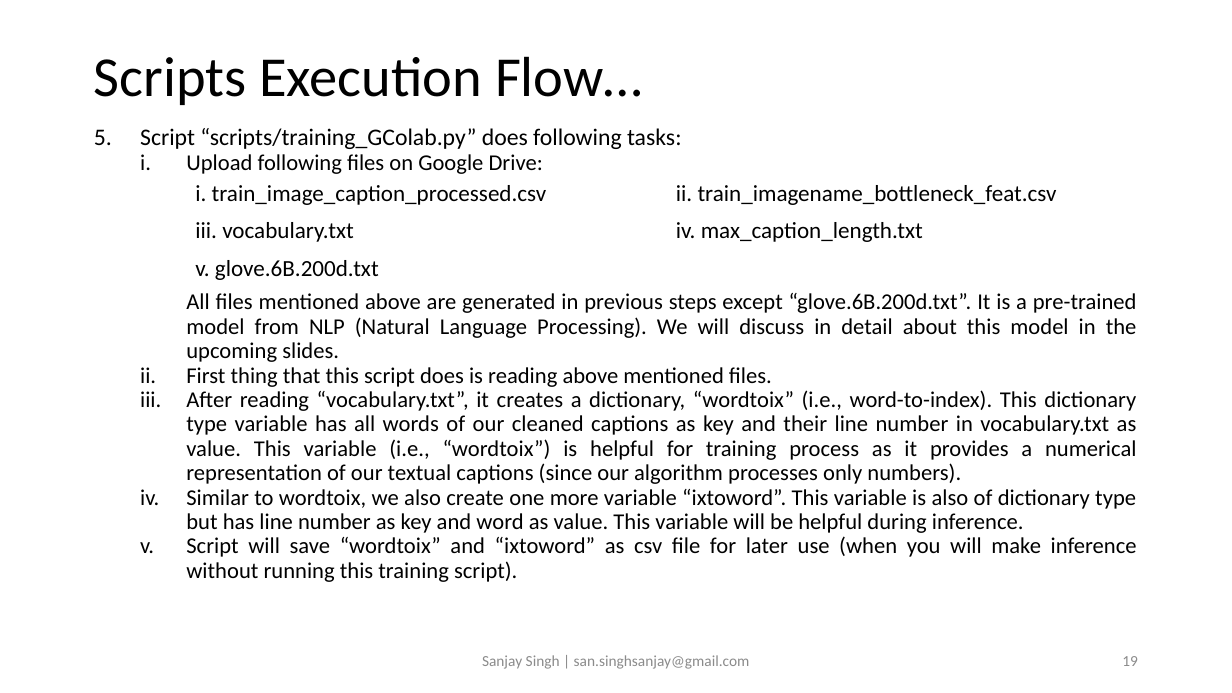
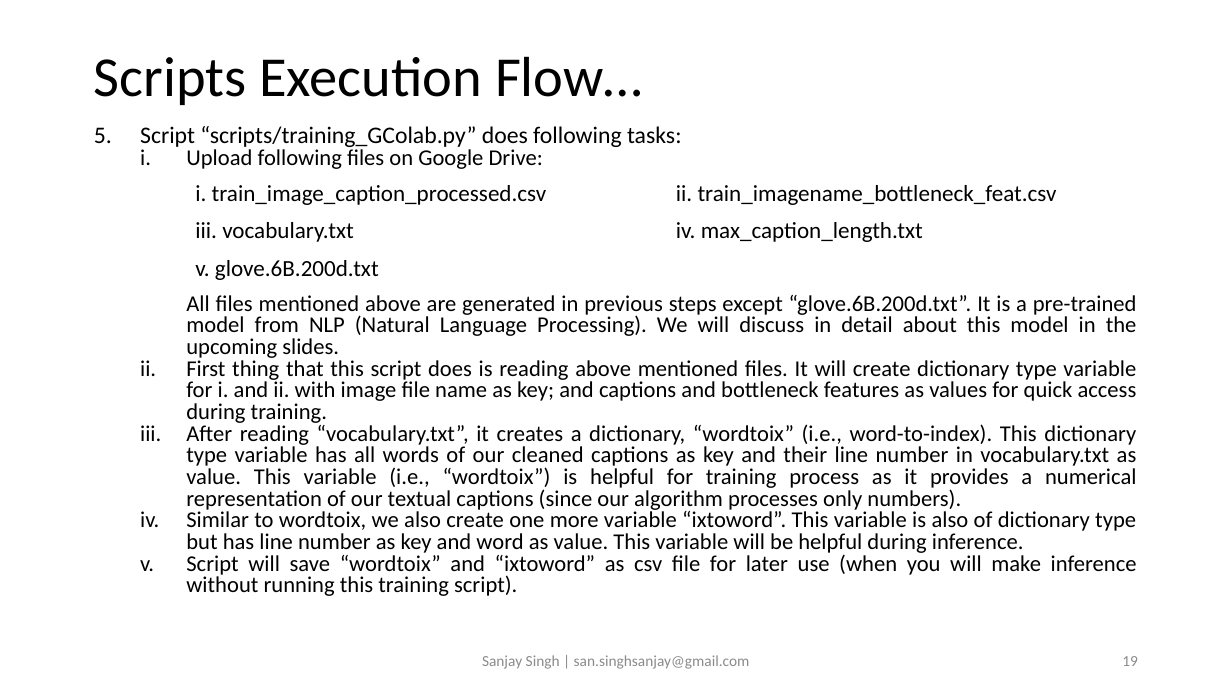
Before and after one commit to sansinghsanjay/Flickr8k_ImageCaptioning, a slide deck: slide 19 of readme.pptx. Drawn at 1232x693 pixels with LibreOffice and Linux fonts; fonts in the diff are those of the drawing. Boxes give left, top, right and bottom in pixels: in the first picture for what was removed or moved away, otherwise in the second. Text is boxed around its words. In the diff, an @@ line names an element or a change of style, - is before the commit and + after.

```diff
--- a/readme.pptx
+++ b/readme.pptx
@@ text at [140, 126, 1137, 596]: line spacing 0.9 to 0.8 @@
@@ text at [186, 357, 1137, 426]: text changed @@
-  ii. First thing that this script does is reading above mentioned files.
+  ii. First thing that this script does is reading above mentioned files. It will create dictionary type variable for i. and ii. with image file name as key; and captions and bottleneck features as values for quick access during training.
```
Also in this commit, not shown: 2 other slides changed, 6 slides added, 1 other file.
